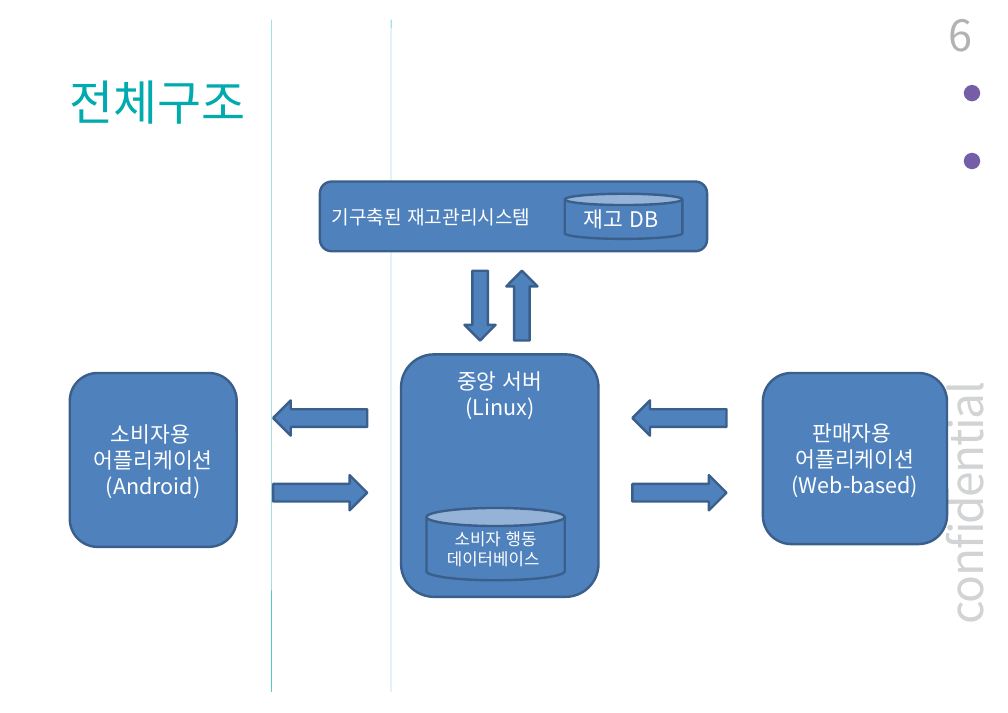
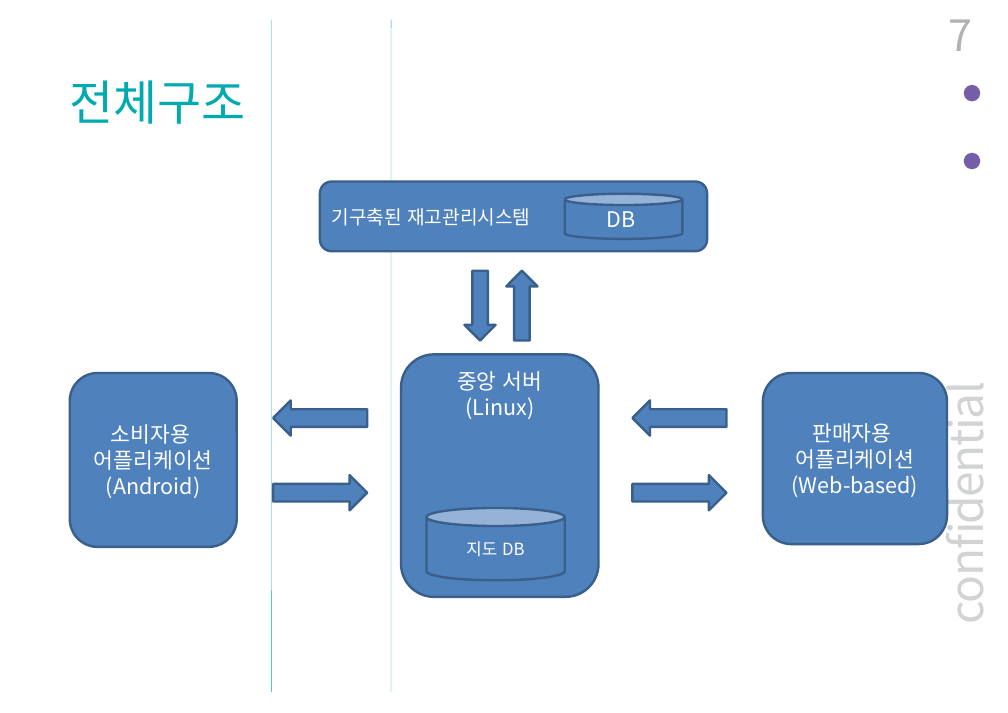
Before and after one commit to BerryWell/CapstoneDesign-2019-02, a slide deck: slide 7 of 제출자료/발표자료/최종_발표_자료_12조.pptx (slide 6 before the commit). Drawn at 1008x713 pixels with LibreOffice and Linux fonts; fonts in the diff are those of the drawing. Boxes give left, top, right and bottom in pixels: in the first picture for what was removed or moved away, otherwise in the second. Text is boxed around its words. In the diff, an @@ line names an element or a change of style, - is before the commit and + after.

```diff
--- a/제출자료/발표자료/최종_발표_자료_12조.pptx
+++ b/제출자료/발표자료/최종_발표_자료_12조.pptx
@@ page number at (948, 19, 972, 51): text changed @@
-6
+7
@@ text in cylinder at (607, 211, 636, 227): text changed @@
-재고 DB
+DB
@@ text in cylinder at (466, 541, 525, 557): text changed @@
-소비자 행동
-데이터베이스
+지도 DB
```
Also in this commit, not shown: 3 other slides changed, 11 slides added.
